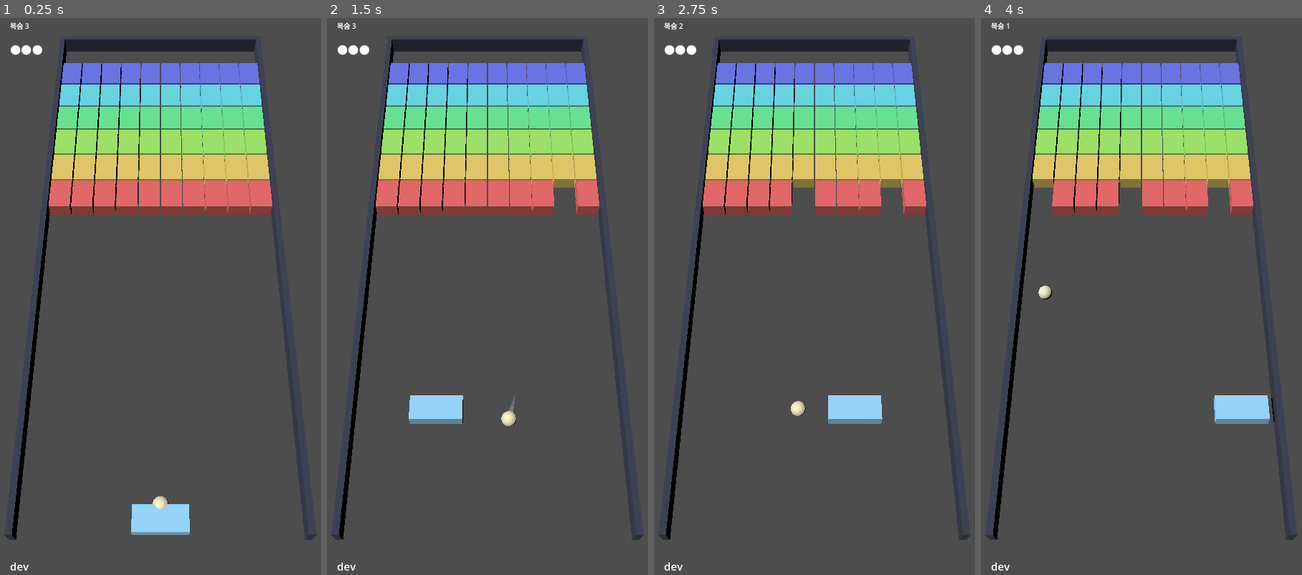
Above: before the commit, frames 1-4 (left to right).
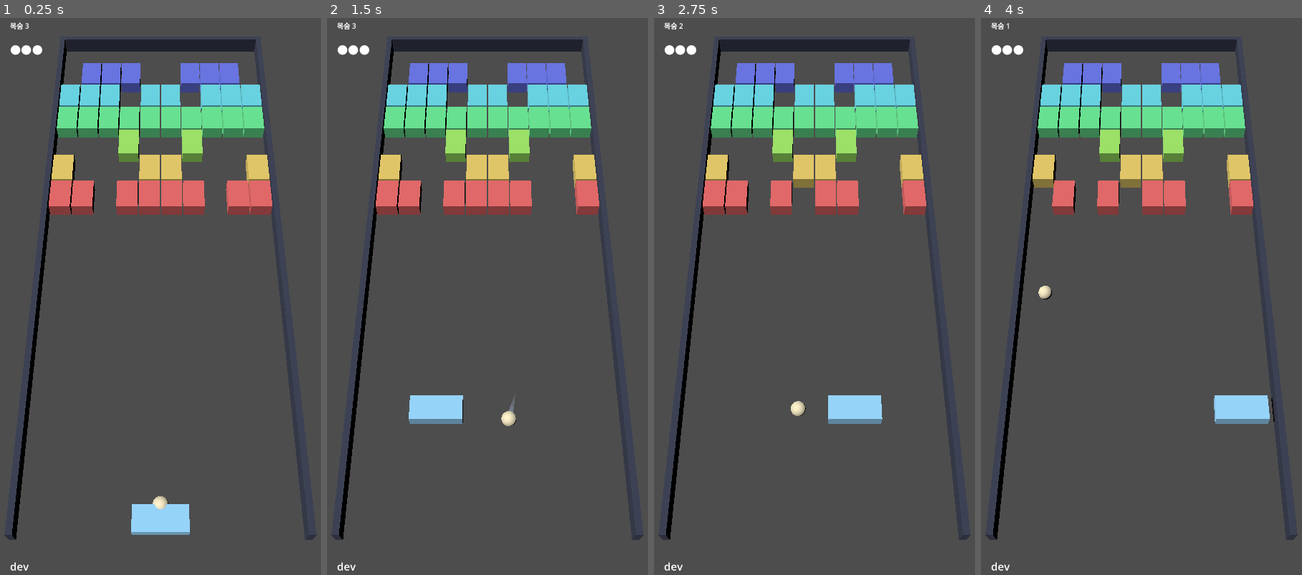
Above: after the commit, the same moments.

Repository: kjw5541a-hash/3DBlockBreaker
Game: Godot game, scene res://scenes/game.tscn
Same seed, same stepped clock (60 frames per second), same inputs: the game is played once before the commit and once after it.
Inputs (mouse positions are in pixels of both pictures, inside the frame that each line leads up to):
- Up to frame 1 (0.25 s): no input
- Up to frame 2 (1.5 s): tap Enter at 0.5 s; move the mouse to (558, 268) at 0.52 s; click (558, 268) at 0.67 s; drag from (423, 324) to (471, 407) at 1.27 s
- Up to frame 3 (2.75 s): move the mouse to (846, 168) at 2.02 s; click (846, 168) at 2.17 s
- Up to frame 4 (4 s): drag from (1125, 407) to (1045, 207) at 2.77 s; move the mouse to (1237, 380) at 3.52 s; click (1237, 380) at 3.67 s

The runs differ from the first frame. In frame 1, 6.4% of the frame differs, in the area x 16-84%, y 8-36%; in frame 2, 6.5%; in frame 3, 6.5%; in frame 4, 6.5%.

Commit message:
feat: 클리어하면 다음 판으로 넘어간다

Diff:
--- a/scripts/game.gd
+++ b/scripts/game.gd
@@ -36,19 +36,18 @@
 	_sync_stall()
 	if bool(r["lost"]):
 		_trail.reset()
-		# 마지막 목숨을 잃으면 처음부터 다시 — 1단계에는 게임오버 화면이 없다.
+		# 마지막 목숨을 잃으면 처음부터 다시 — 아직 게임오버 화면이 없다.
 		if field.lives <= 0:
-			field.lives = Tuning.LIVES
-			field.elapsed = 0.0
-			field.grid.fill_all(1)
+			field.reset_run()
 			board.build(field.grid)
 	if not field.attached:
 		_trail.push(field.ball_pos, field.ball_vel.length())
+	if bool(r["cleared"]):
+		field.next_stage()
+		_trail.reset()
+		board.build(field.grid)
 	if bool(r["lost"]) or bool(r["cleared"]):
 		_update_hud()
-	if bool(r["cleared"]):
-		field.grid.fill_all(1)
-		board.build(field.grid)
 
 func _unhandled_input(event: InputEvent) -> void:
 	if event is InputEventScreenDrag:
--- a/scripts/play_field.gd
+++ b/scripts/play_field.gd
@@ -12,6 +12,9 @@
 var paddle_hits_since_brick: int = 0
 # 공이 살아 있던 누적 시간. 잘 맞은 공의 상한이 이 값으로 오른다.
 var elapsed: float = 0.0
+# 지금 몇 판인지. 0 기반이다 — HUD 만 +1 해서 보여준다. 시드가 이 값이라
+# 이 숫자 하나가 배치 전체를 결정한다.
+var stage_index: int = 0
 # 직전 서브스텝에 상처를 준 칸. 정지에 가까운 공은 블럭 위에 얹힌 채 매
 # 프레임 다시 파고들고, 그때마다 hit() 을 부르면 3히트 블럭이 0.05초에
 # 죽는다. 같은 칸을 연속으로 두 번 깎지 않는다 — 공이 한 번이라도 떨어지면
@@ -20,8 +23,7 @@
 var _last_damaged: int = -1
 
 func _init() -> void:
-	grid = BrickGrid.new()
-	grid.fill_all(1)
+	grid = StageGen.stage(stage_index)
 	paddle = PaddleState.new(0.0)
 	_attach()
 
@@ -123,3 +125,19 @@
 		clampf(ball_pos.x, r.position.x, r.position.x + r.size.x),
 		clampf(ball_pos.y, r.position.y, r.position.y + r.size.y))
 	return ball_pos.distance_to(nearest) < Tuning.BALL_RADIUS
+
+# 클리어. elapsed 는 일부러 안 건드린다 — 속도 램프는 판을 가로질러 이어져야
+# 난이도가 누적된다. 공을 다시 붙이는 것은 새 판 블럭 한가운데에 공이 박힌
+# 채로 시작하는 것을 막으려는 것이다.
+func next_stage() -> void:
+	stage_index += 1
+	grid = StageGen.stage(stage_index)
+	_attach()
+
+# 전멸. 여기서만 램프가 0 으로 돌아간다.
+func reset_run() -> void:
+	lives = Tuning.LIVES
+	elapsed = 0.0
+	stage_index = 0
+	grid = StageGen.stage(stage_index)
+	_attach()
--- a/tests/test_game_smoke.gd
+++ b/tests/test_game_smoke.gd
@@ -84,8 +84,10 @@
 	assert(lost, "공이 데드존까지 안 내려갔다")
 	assert(g.field.lives == Tuning.LIVES,
 		"마지막 목숨을 잃었는데 목숨이 안 돌아왔다: %d" % g.field.lives)
-	assert(g.field.grid.remaining() == Tuning.BRICK_COLS * Tuning.BRICK_ROWS,
-		"재시작인데 블럭이 안 채워졌다: %d" % g.field.grid.remaining())
+	assert(g.field.grid.cells == StageGen.stage(0).cells,
+		"재시작인데 0 판 배치가 아니다: 남은 블럭 %d" % g.field.grid.remaining())
+	assert(g.field.stage_index == 0,
+		"재시작인데 판 번호가 안 돌아갔다: %d" % g.field.stage_index)
 	assert(g.lives_label.text == "목숨 %d" % Tuning.LIVES,
 		"HUD 가 0 목숨을 그대로 보여준다: %s" % g.lives_label.text)
 	g.free()
--- a/tests/test_play_field.gd
+++ b/tests/test_play_field.gd
@@ -13,6 +13,8 @@
 	_test_hard_brick_only_resets_stall_when_broken()
 	_test_resting_ball_does_not_chip_a_brick_every_frame()
 	_test_broken_list_carries_kind_before_the_destroying_hit()
+	_test_next_stage_advances_without_resetting_the_speed_ramp()
+	_test_reset_run_returns_to_the_first_stage()
 	print("test_play_field: OK")
 	quit()
 
@@ -274,3 +276,32 @@
 		f.step(f.paddle.pos, DT)
 	assert(f.grid.get_cell(5, 0) >= 2,
 		"같은 프레임 안에서 같은 칸을 두 번 이상 깎았다: %d" % f.grid.get_cell(5, 0))
+
+# 판이 넘어가도 elapsed 는 이어진다. 판마다 0 으로 되돌리면 램프가 영원히
+# 초반값에 머물러 난이도가 누적되지 않는다 — 100 판을 깨도 첫 판 속도다.
+func _test_next_stage_advances_without_resetting_the_speed_ramp() -> void:
+	var f := PlayField.new()
+	f.elapsed = 42.0
+	var before := f.grid.cells
+	assert(f.stage_index == 0, "새 판이 0 판이 아니다: %d" % f.stage_index)
+	f.next_stage()
+	assert(f.stage_index == 1, "판 번호가 안 올랐다: %d" % f.stage_index)
+	assert(is_equal_approx(f.elapsed, 42.0),
+		"판이 넘어가며 속도 램프가 초기화됐다: %f" % f.elapsed)
+	assert(f.grid.cells != before, "다음 판인데 배치가 그대로다")
+	assert(f.grid.cells == StageGen.stage(1).cells, "1 판의 배치가 아니다")
+	# 새 판 블럭 안에 공이 박힌 채로 시작하면 안 된다.
+	assert(f.attached, "판이 넘어갔는데 공이 안 붙었다")
+
+# 전멸하면 처음부터다. 판 번호가 안 돌아가면 마지막 판을 무한 반복한다.
+func _test_reset_run_returns_to_the_first_stage() -> void:
+	var f := PlayField.new()
+	f.next_stage()
+	f.next_stage()
+	f.lives = 0
+	f.elapsed = 99.0
+	f.reset_run()
+	assert(f.stage_index == 0, "판 번호가 0 으로 안 돌아갔다: %d" % f.stage_index)
+	assert(f.lives == Tuning.LIVES, "목숨이 안 채워졌다: %d" % f.lives)
+	assert(is_equal_approx(f.elapsed, 0.0), "속도 램프가 안 돌아갔다: %f" % f.elapsed)
+	assert(f.grid.cells == StageGen.stage(0).cells, "0 판의 배치가 아니다")
